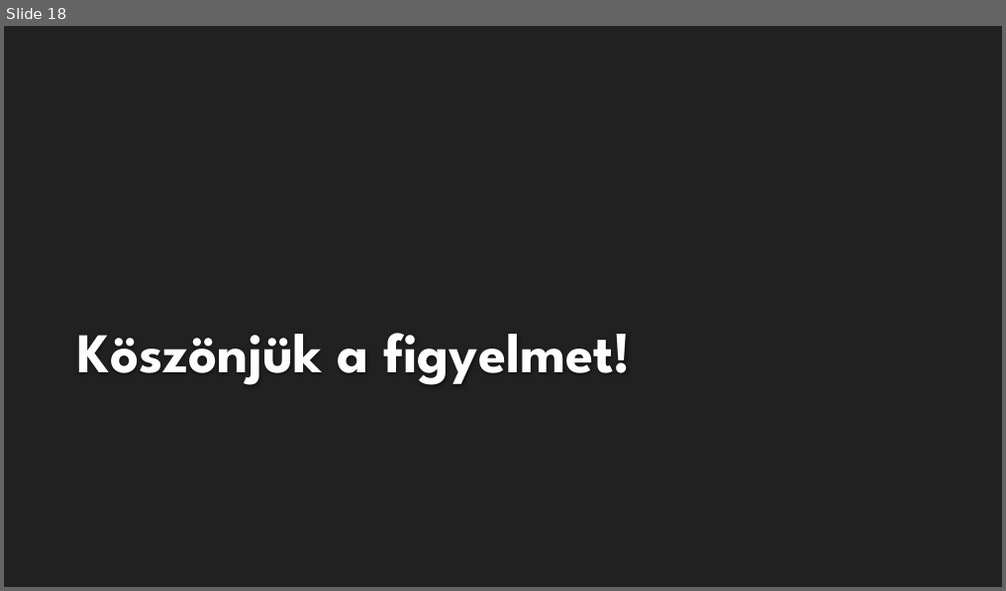
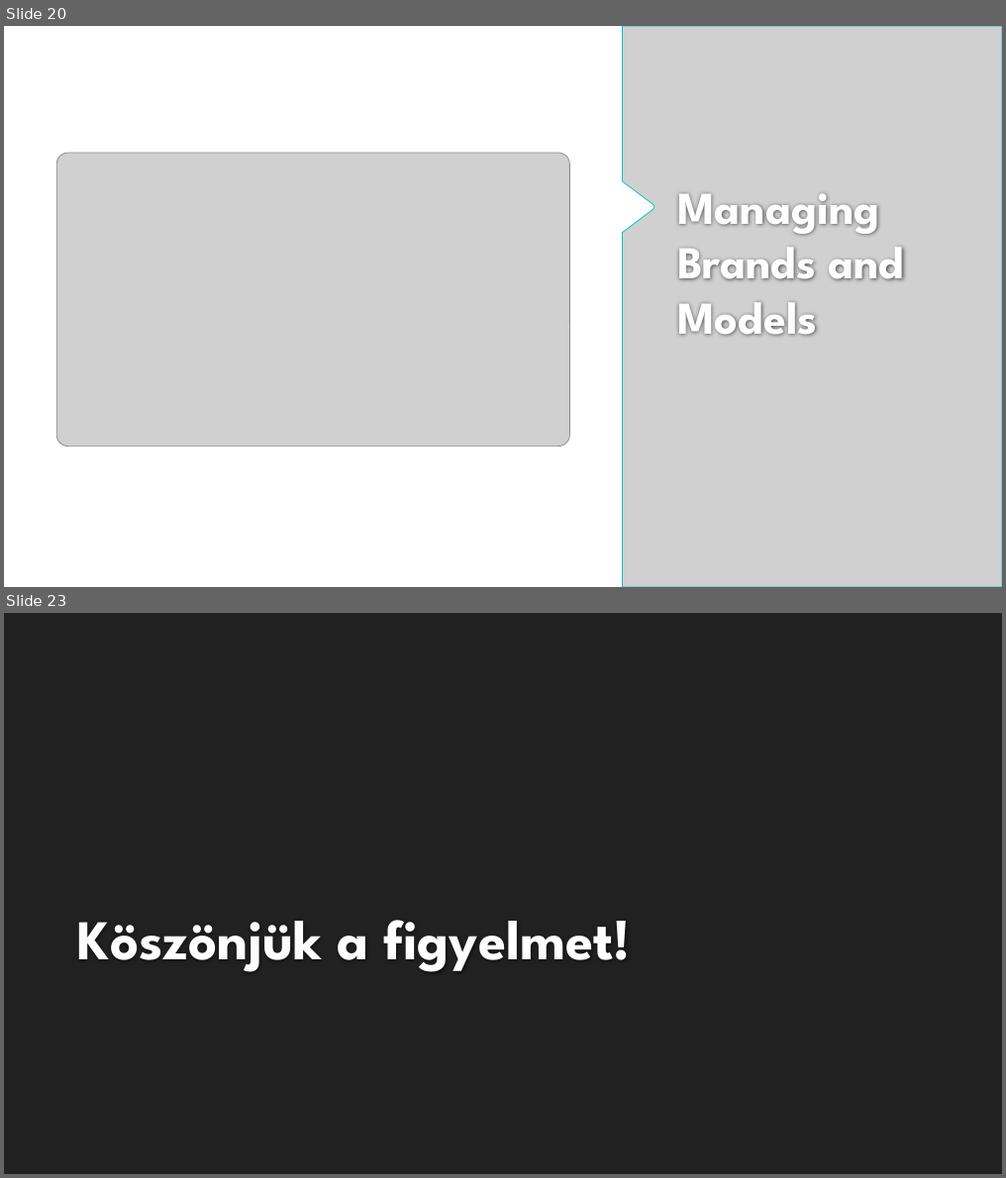
Before and after one commit to Andris2579/automuhely, a slide deck: Autóműhely.pptx. Shown one above the other, each under a label of ours: slide 18 before the commit, slides 20 and 23 after it; the slides between them are not shown. The pictures are 1006x591 and 1006x1178 pixels, drawn with LibreOffice and Linux fonts; fonts in the diff are those of the drawing; grey boxes stand for pictures; background and template pictures are left out. Boxes give left, top, right and bottom in pixels: in the first picture for what was removed or moved away, otherwise in the second. Text is boxed around its words. In the diff, an @@ line names an element or a change of style, - is before the commit and + after.

```diff
--- a/Autóműhely.pptx
+++ b/Autóműhely.pptx
@@ slide 20 added at [4, 26, 1002, 587], background #FFFFFF @@
@@ picture added at [623, 26, 1002, 587] @@
@@ picture added at [56, 153, 569, 446] @@
@@ title added at [677, 194, 905, 336], 44 pt, text #FEFEFE, bold @@
+Managing Brands and Models
@@ what was slide 18 is now slide 23 @@
```
Also in this commit, not shown: 10 slides changed, 8 other slides added, 4 slides removed.
